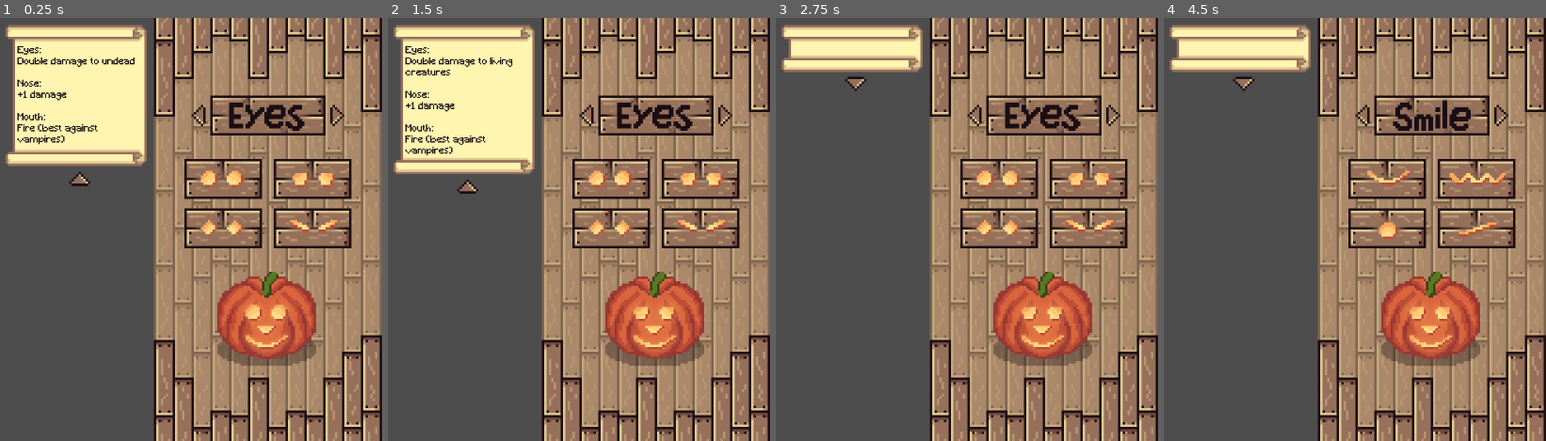
Above: before the commit, frames 1-4 (left to right).
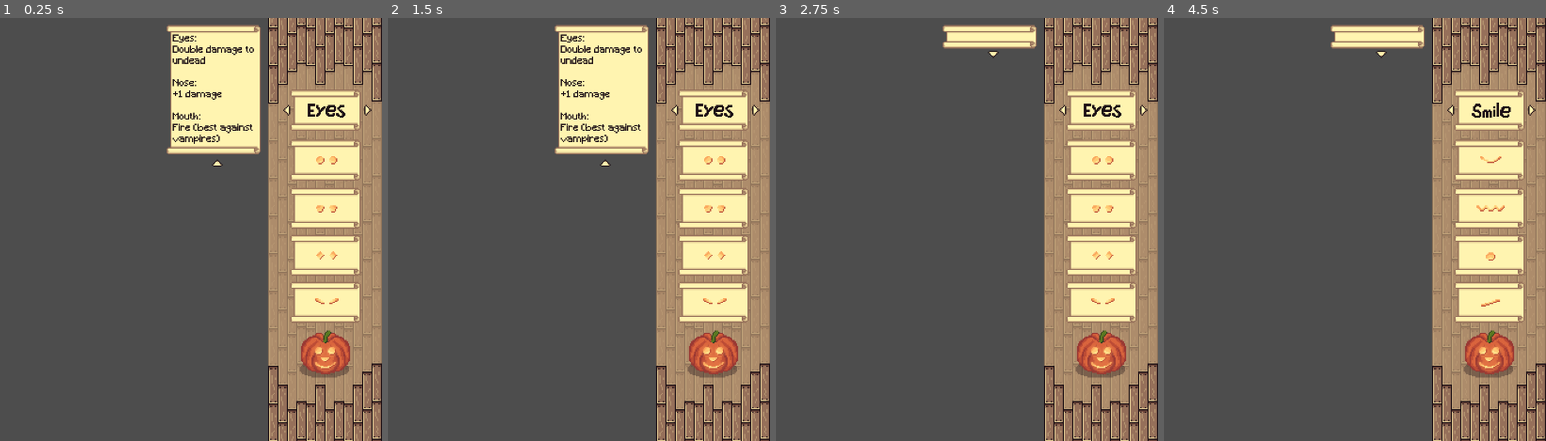
Above: after the commit, the same moments.

Repository: k4444th/Carve-And-Defend
Game: Godot game, scene res://scenes/sidebar/sidebar.tscn
Same seed, same stepped clock (60 frames per second), same inputs: the game is played once before the commit and once after it.
Inputs (mouse positions are in pixels of both pictures, inside the frame that each line leads up to; where the layout moved, square brackets give the same spot in the first picture):
- Up to frame 1 (0.25 s): no input
- Up to frame 2 (1.5 s): click (609, 178) at 0.52 s; click (712, 161) at 1.27 s
- Up to frame 3 (2.75 s): click (993, 161) [856, 191] at 2 s
- Up to frame 4 (4.5 s): click (1450, 111) [1362, 115] at 2.75 s; click (1530, 111) [1500, 115] at 3.5 s; click (1450, 111) [1362, 115] at 4.25 s

The runs differ from the first frame. In frame 1, 60% of the frame differs, in the area x 1-100%, y 0-100%; in frame 2, 61%; in frame 3, 53%; in frame 4, 53%.

Commit message:
New Sidenav Layout

Diff:
--- a/scenes/sidebar/feature_button.tscn
+++ b/scenes/sidebar/feature_button.tscn
@@ -1,23 +1,33 @@
 [gd_scene load_steps=3 format=3 uid="uid://csquanwavdlm"]
 
 [ext_resource type="Script" uid="uid://bevnubl23vqda" path="res://scripts/sidebar/feature_button.gd" id="1_1qan3"]
-[ext_resource type="Texture2D" uid="uid://igjssixoudv1" path="res://assets/sidebar/button_small.png" id="2_iochp"]
+[ext_resource type="Texture2D" uid="uid://bggu14xo2c1ld" path="res://assets/sidebar/parchment_roll.png" id="3_1qan3"]
 
 [node name="FeatureButton" type="Node2D"]
 script = ExtResource("1_1qan3")
 
-[node name="Background" type="TextureButton" parent="."]
-offset_right = 33.0
-offset_bottom = 17.0
-scale = Vector2(4, 4)
-texture_normal = ExtResource("2_iochp")
+[node name="TextureButton" type="TextureButton" parent="."]
+offset_right = 120.0
+offset_bottom = 70.0
 
-[node name="Icon" type="TextureRect" parent="Background"]
+[node name="Background" type="NinePatchRect" parent="TextureButton"]
+custom_minimum_size = Vector2(60, 20)
+layout_mode = 0
+offset_right = 60.0
+offset_bottom = 35.0
+scale = Vector2(2, 2)
+texture = ExtResource("3_1qan3")
+patch_margin_left = 10
+patch_margin_top = 10
+patch_margin_right = 10
+patch_margin_bottom = 10
+
+[node name="Icon" type="TextureRect" parent="TextureButton/Background"]
 layout_mode = 1
-offset_right = 33.0
-offset_bottom = 17.0
+offset_left = 6.0
+offset_top = -6.5
+offset_right = 56.0
+offset_bottom = 43.5
 stretch_mode = 2
 
-[connection signal="mouse_entered" from="Background" to="." method="_on_background_mouse_entered"]
-[connection signal="mouse_exited" from="Background" to="." method="_on_background_mouse_exited"]
-[connection signal="pressed" from="Background" to="." method="_on_background_pressed"]
+[connection signal="pressed" from="TextureButton" to="." method="_on_texture_button_pressed"]
--- a/scenes/sidebar/option_selection.tscn
+++ b/scenes/sidebar/option_selection.tscn
@@ -1,41 +1,47 @@
 [gd_scene load_steps=5 format=3 uid="uid://d2e7ob60vixjg"]
 
 [ext_resource type="Script" uid="uid://du27xlrmw50tb" path="res://scenes/sidebar/option_selection.gd" id="1_iqy3a"]
-[ext_resource type="Texture2D" uid="uid://dk6gg57cg6tjr" path="res://assets/sidebar/button_large.png" id="1_q68pr"]
 [ext_resource type="Texture2D" uid="uid://cheowrvn3kk11" path="res://assets/sidebar/eyes_label.png" id="2_iqy3a"]
+[ext_resource type="Texture2D" uid="uid://bggu14xo2c1ld" path="res://assets/sidebar/parchment_roll.png" id="3_68qbw"]
 [ext_resource type="Texture2D" uid="uid://4w0745ploypr" path="res://assets/sidebar/Buttons_Arrow.png" id="3_g2c8f"]
 
 [node name="OptionSelection" type="Node2D"]
 script = ExtResource("1_iqy3a")
 
-[node name="FeatureLabel" type="TextureRect" parent="."]
-offset_left = 32.0
-offset_right = 81.0
-offset_bottom = 17.0
-scale = Vector2(4, 4)
-texture = ExtResource("1_q68pr")
-stretch_mode = 2
+[node name="FeatureLabel" type="NinePatchRect" parent="."]
+custom_minimum_size = Vector2(60, 20)
+offset_left = 12.0
+offset_right = 72.0
+offset_bottom = 35.0
+scale = Vector2(2, 2)
+texture = ExtResource("3_68qbw")
+patch_margin_left = 10
+patch_margin_top = 10
+patch_margin_right = 10
+patch_margin_bottom = 10
 
 [node name="LabelText" type="TextureRect" parent="FeatureLabel"]
 layout_mode = 0
-offset_right = 49.0
-offset_bottom = 17.0
+offset_left = 7.0
+offset_top = 9.0
+offset_right = 56.0
+offset_bottom = 26.0
 texture = ExtResource("2_iqy3a")
 stretch_mode = 2
 
 [node name="ArrowLeft" type="TextureButton" parent="."]
-offset_top = 16.0
+offset_top = 26.0
 offset_right = 6.0
-offset_bottom = 25.0
-scale = Vector2(4, 4)
+offset_bottom = 35.0
+scale = Vector2(2, 2)
 texture_normal = ExtResource("3_g2c8f")
 
 [node name="ArrowRight" type="TextureButton" parent="."]
-offset_left = 236.0
-offset_top = 16.0
-offset_right = 242.0
-offset_bottom = 25.0
-scale = Vector2(4, 4)
+offset_left = 138.0
+offset_top = 26.0
+offset_right = 144.0
+offset_bottom = 35.0
+scale = Vector2(2, 2)
 texture_normal = ExtResource("3_g2c8f")
 flip_h = true
 
--- a/scenes/sidebar/parchment_roll.gd
+++ b/scenes/sidebar/parchment_roll.gd
@@ -33,9 +33,8 @@
 
 func _ready() -> void:
 	labelNode.text = textTemplate
-	backgroundNode.size.y = 60
-	expandButtonNode.position.y = 250
-
+	backgroundNode.size.y = 110
+	expandButtonNode.position.y = 229
 
 func changeFeature(featureId: int, iconId: int):
 	if featureId == 0:
@@ -55,8 +54,8 @@
 		var sizeTweenBackground = get_tree().create_tween()
 		var positionTweenButton = get_tree().create_tween()
 
-		sizeTweenBackground.tween_property(backgroundNode, "size:y", int((labelNode.get_minimum_size().y) / 3) + 4, 0.25)
-		positionTweenButton.tween_property(expandButtonNode, "position:y", labelNode.get_minimum_size().y + 84, 0.25)
+		sizeTweenBackground.tween_property(backgroundNode, "size:y", int((labelNode.get_minimum_size().y) / 1.75) + 4, 0.25)
+		positionTweenButton.tween_property(expandButtonNode, "position:y", labelNode.get_minimum_size().y + 42, 0.25)
 
 func _on_expand_button_pressed() -> void:
 	truncated = !truncated
@@ -65,11 +64,11 @@
 
 	if truncated:
 		sizeTweenBackground.tween_property(backgroundNode, "size:y", 20, 0.5)
-		positionTweenButton.tween_property(expandButtonNode, "position:y", 88, 0.5)
+		positionTweenButton.tween_property(expandButtonNode, "position:y", 44, 0.5)
 	else:
 		labelNode.text = textTemplate
-		sizeTweenBackground.tween_property(backgroundNode, "size:y", int((labelNode.get_minimum_size().y) / 3) + 4, 0.5)
-		positionTweenButton.tween_property(expandButtonNode, "position:y", labelNode.get_minimum_size().y + 84, 0.5)
+		sizeTweenBackground.tween_property(backgroundNode, "size:y", int((labelNode.get_minimum_size().y) / 1.75) + 4, 0.5)
+		positionTweenButton.tween_property(expandButtonNode, "position:y", labelNode.get_minimum_size().y + 42, 0.5)
 		labelNode.text = ""
 
 	timerNode.start()
--- a/scenes/sidebar/parchment_roll.tscn
+++ b/scenes/sidebar/parchment_roll.tscn
@@ -9,9 +9,9 @@
 
 [node name="Background" type="NinePatchRect" parent="."]
 custom_minimum_size = Vector2(60, 20)
-offset_right = 40.0
+offset_right = 80.0
 offset_bottom = 70.0
-scale = Vector2(4, 4)
+scale = Vector2(2, 2)
 texture = ExtResource("1_ederu")
 patch_margin_left = 10
 patch_margin_top = 10
@@ -19,13 +19,13 @@
 patch_margin_bottom = 10
 
 [node name="MarginContainer" type="MarginContainer" parent="."]
-custom_minimum_size = Vector2(160, 80)
-offset_right = 241.0
-offset_bottom = 280.0
-theme_override_constants/margin_left = 20
-theme_override_constants/margin_top = 36
-theme_override_constants/margin_right = 8
-theme_override_constants/margin_bottom = 36
+custom_minimum_size = Vector2(160, 60)
+offset_right = 160.0
+offset_bottom = 140.0
+theme_override_constants/margin_left = 10
+theme_override_constants/margin_top = 16
+theme_override_constants/margin_right = 4
+theme_override_constants/margin_bottom = 16
 
 [node name="Label" type="Label" parent="MarginContainer"]
 custom_minimum_size = Vector2(50, 0)
@@ -38,12 +38,12 @@
 autowrap_mode = 2
 
 [node name="ExpandButton" type="TextureButton" parent="."]
-offset_left = 144.0
-offset_top = 288.0
-offset_right = 150.0
-offset_bottom = 297.0
+offset_left = 95.0
+offset_top = 144.0
+offset_right = 101.0
+offset_bottom = 153.0
 rotation = 1.5708
-scale = Vector2(4, 4)
+scale = Vector2(2, 2)
 texture_normal = ExtResource("3_1lrie")
 flip_v = true
 
--- a/scenes/sidebar/sidebar.tscn
+++ b/scenes/sidebar/sidebar.tscn
@@ -13,40 +13,40 @@
 [node name="UI" type="CanvasLayer" parent="."]
 
 [node name="WoodTexture" type="TextureRect" parent="UI"]
-custom_minimum_size = Vector2(388, 720)
+custom_minimum_size = Vector2(194, 720)
 anchors_preset = 11
 anchor_left = 1.0
 anchor_right = 1.0
 anchor_bottom = 1.0
-offset_left = -388.0
+offset_left = -97.0
 grow_horizontal = 0
 grow_vertical = 2
 texture = ExtResource("1_hvnx7")
 stretch_mode = 4
 
 [node name="OptionSelection" parent="UI/WoodTexture" instance=ExtResource("3_x4u8e")]
-position = Vector2(64, 132)
+position = Vector2(26, 122)
 
 [node name="FeatureOptions" type="Node2D" parent="UI/WoodTexture"]
-position = Vector2(52, 240)
+position = Vector2(38, 207)
 
 [node name="Option1" parent="UI/WoodTexture/FeatureOptions" instance=ExtResource("5_80ds7")]
 
 [node name="Option2" parent="UI/WoodTexture/FeatureOptions" instance=ExtResource("5_80ds7")]
-position = Vector2(152, 0)
+position = Vector2(0, 82)
 iconId = 1
 
 [node name="Option3" parent="UI/WoodTexture/FeatureOptions" instance=ExtResource("5_80ds7")]
-position = Vector2(0, 84)
+position = Vector2(0, 162)
 iconId = 2
 
 [node name="Option4" parent="UI/WoodTexture/FeatureOptions" instance=ExtResource("5_80ds7")]
-position = Vector2(152, 84)
+position = Vector2(0, 242)
 iconId = 3
 
 [node name="PumpkinPreview" parent="UI/WoodTexture" instance=ExtResource("10_80ds7")]
-position = Vector2(92, 408)
-scale = Vector2(4, 4)
+position = Vector2(48, 520)
+scale = Vector2(2, 2)
 
 [node name="ParchmentRoll" parent="UI" instance=ExtResource("6_kgru8")]
-position = Vector2(640, 12)
+position = Vector2(914, 12)
--- a/scripts/sidebar/feature_button.gd
+++ b/scripts/sidebar/feature_button.gd
@@ -5,35 +5,36 @@
 @export var featureId: int
 @export var iconId: int
 
-@onready var iconNode: TextureRect = $Background/Icon
+@onready var iconNode: TextureRect = $TextureButton/Background/Icon
 
 var featurePaths := [
 	[
-	"res://assets/sidebar/eyes_1_shadow.png",
-	"res://assets/sidebar/eyes_2_shadow.png",
-	"res://assets/sidebar/eyes_3_shadow.png",
-	"res://assets/sidebar/eyes_4_shadow.png"
+	"res://assets/pumpkin/eyes_1.png",
+	"res://assets/pumpkin/eyes_2.png",
+	"res://assets/pumpkin/eyes_3.png",
+	"res://assets/pumpkin/eyes_4.png"
 	],
 	[
-	"res://assets/sidebar/nose_1_shadow.png",
-	"res://assets/sidebar/nose_2_shadow.png",
-	"res://assets/sidebar/nose_3_shadow.png",
-	"res://assets/sidebar/nose_4_shadow.png"
+	"res://assets/pumpkin/nose_1.png",
+	"res://assets/pumpkin/nose_2.png",
+	"res://assets/pumpkin/nose_3.png",
+	"res://assets/pumpkin/nose_4.png"
 	],
 	[
-	"res://assets/sidebar/mouth_1_shadow.png",
-	"res://assets/sidebar/mouth_2_shadow.png",
-	"res://assets/sidebar/mouth_3_shadow.png",
-	"res://assets/sidebar/mouth_4_shadow.png"
+	"res://assets/pumpkin/mouth_1.png",
+	"res://assets/pumpkin/mouth_2.png",
+	"res://assets/pumpkin/mouth_3.png",
+	"res://assets/pumpkin/mouth_4.png"
 	]
 ]
 
 func _ready() -> void:
 	iconNode.texture = load(featurePaths[featureId][iconId])
 
-func _on_background_pressed() -> void:
-	selectionChanged.emit(featureId, iconId)
-
 func changeFeature(id):
 	featureId = id
 	iconNode.texture = load(featurePaths[featureId][iconId])
+	iconNode.position.y = -6.5 - featureId * 6.5
+
+func _on_texture_button_pressed() -> void:
+	selectionChanged.emit(featureId, iconId)
Binary file changed: assets/sidebar/Buttons_Arrow.png
Binary file changed: assets/sidebar/background.png
Binary file removed: assets/sidebar/button_large.png
Not shown, removed: assets/sidebar/button_large.png.import
Binary file removed: assets/sidebar/button_small.png
Not shown, removed: assets/sidebar/button_small.png.import
Binary file removed: assets/sidebar/eyes_1_shadow.png
Not shown, removed: assets/sidebar/eyes_1_shadow.png.import
Binary file removed: assets/sidebar/eyes_2_shadow.png
Not shown, removed: assets/sidebar/eyes_2_shadow.png.import
Binary file removed: assets/sidebar/eyes_3_shadow.png
Not shown, removed: assets/sidebar/eyes_3_shadow.png.import
(and 25 more such lines)
